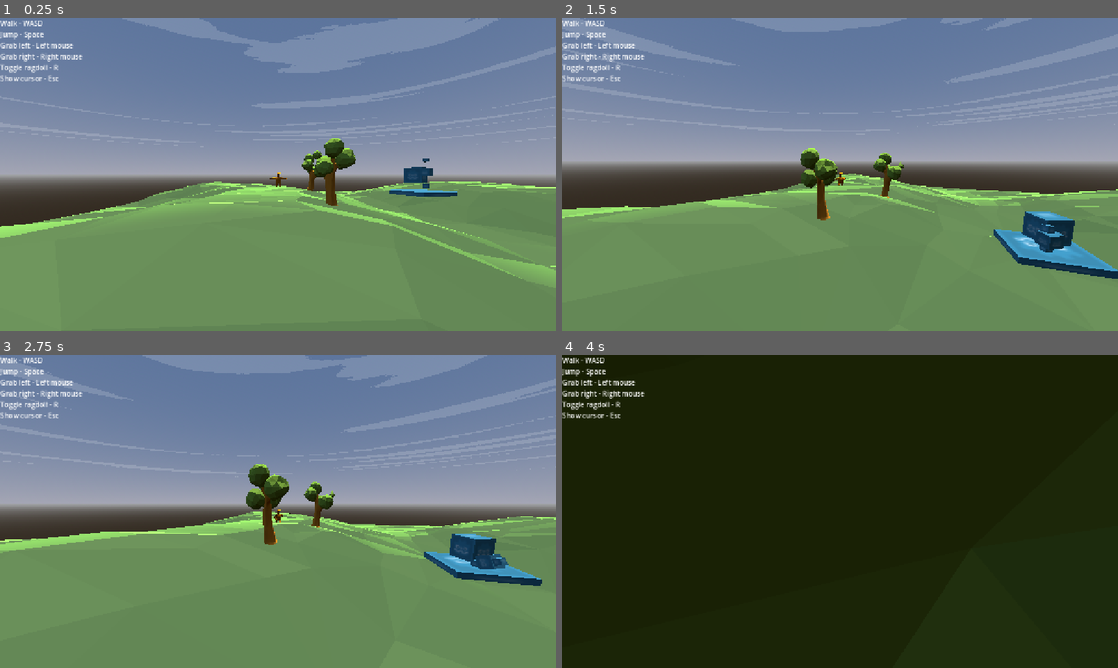
Above: before the commit, frames 1-4 (two rows, left to right).
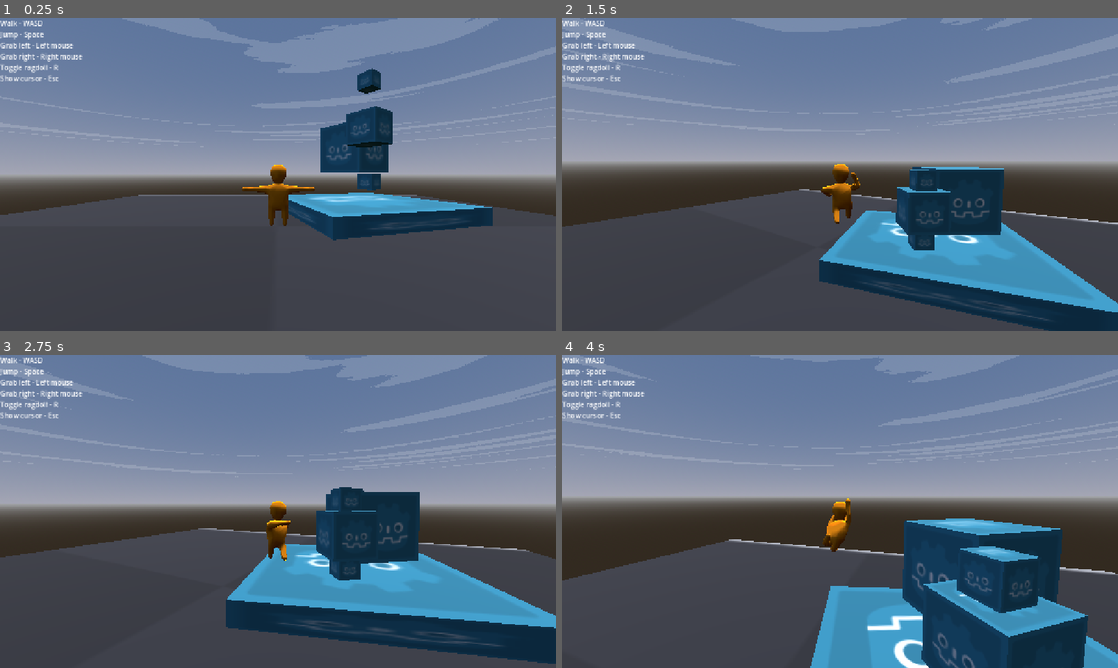
Above: after the commit, the same moments.

Repository: Lost-Rabbit-Digital/ChefWobbles
Game: Godot game, scene res://Scenes/world.tscn
The game is run twice, just before and just after one commit, with the same random seed, the same clock (stepped at 60 frames per second) and the same inputs. Sound files missing from this copy of the repository are replaced by a short silence.
Inputs (mouse positions are in pixels of both pictures, inside the frame that each line leads up to):
- Up to frame 1 (0.25 s): no input
- Up to frame 2 (1.5 s): move the mouse to (962, 158) at 0.52 s; hold D (move_right) 0.53-1.28 s; tap Mouse wheel up (camera_zoom_in) at 0.6 s; click (962, 158) at 0.67 s; tap Space (jump) at 0.77 s; move the mouse to (812, 174) at 1.27 s; hold W (move_forward) from 1.28 s (still down); tap Mouse wheel down (camera_zoom_out) at 1.35 s
- Up to frame 3 (2.75 s): keep holding W (move_forward); tap Space (jump) at 1.52 s; move the mouse to (289, 505) at 2.02 s; press the mouse at (289, 505) at 2.03 s
- Up to frame 4 (4 s): keep holding W (move_forward); move the mouse to (834, 517) at 2.77 s; release the mouse at (834, 517) at 2.78 s; right-click (834, 517) at 2.85 s; click (834, 517) at 2.92 s; tap Space (jump) at 3.02, 3.77 s; move the mouse to (878, 514) at 3.52 s; tap R (ragdoll) at 3.6 s

The runs differ from the first frame. In frame 1, 48% of the frame differs, in the area x 0-100%, y 16-100%; in frame 2, 46%; in frame 3, 49%; in frame 4, 99%, in the area x 0-100%, y 0-100%.

Commit message:
Removed environmental assets, moved camera closer, setup basic test scene

Diff:
--- a/godot_project/Scenes/character.tscn
+++ b/godot_project/Scenes/character.tscn
@@ -153,10 +153,10 @@
 shape = SubResource("BoxShape3D_fo83p")
 
 [node name="Physical Bone LArm1" type="PhysicalBone3D" parent="Physical/Armature/Skeleton3D" index="2"]
-transform = Transform3D(-9.31736e-21, 0, -1, -1, 7.54975e-08, 9.31736e-21, 7.54975e-08, 1, 0, 0.91576, 1, 0)
-joint_type = 2
-joint_offset = Transform3D(1, 0, 0, 0, 1, 0, 0, 0, 1, 2.83554e-21, 8.05908e-34, 0.31882)
-body_offset = Transform3D(1, 2.84217e-13, -8.89385e-21, -8.89385e-21, 0, -1, -2.84217e-13, 1, 0, 0, 0.31882, 0)
+transform = Transform3D(-1.01644e-20, 0, -1, -1, 7.54975e-08, 1.01644e-20, 7.54975e-08, 1, 0, 0.91576, 1, 0)
+joint_type = 2
+joint_offset = Transform3D(1, 0, 0, 0, 1, 0, 0, 0, 1, 3.10559e-21, 8.82661e-34, 0.31882)
+body_offset = Transform3D(1, 2.84217e-13, -9.74088e-21, -9.74088e-21, 0, -1, -2.84217e-13, 1, 0, 0, 0.31882, 0)
 friction = 0.2
 linear_damp_mode = 1
 angular_damp = 1.0
@@ -172,10 +172,10 @@
 shape = SubResource("CapsuleShape3D_qknsb")
 
 [node name="Physical Bone LArm2" type="PhysicalBone3D" parent="Physical/Armature/Skeleton3D" index="3"]
-transform = Transform3D(-9.31736e-21, 0, -1, -1, 7.54975e-08, 9.31736e-21, 7.54975e-08, 1, 0, 1.61445, 1, -1.42109e-14)
-joint_type = 2
-joint_offset = Transform3D(1, 0, 0, 0, 1, 0, 0, 0, 1, 3.37851e-21, 7.10543e-15, 0.379871)
-body_offset = Transform3D(1, 2.84217e-13, -8.89385e-21, -8.89385e-21, 0, -1, -2.84217e-13, 1, 0, 0, 0.379871, -7.10543e-15)
+transform = Transform3D(-1.01644e-20, 0, -1, -1, 7.54975e-08, 1.01644e-20, 7.54975e-08, 1, 0, 1.61445, 1, -1.42109e-14)
+joint_type = 2
+joint_offset = Transform3D(1, 0, 0, 0, 1, 0, 0, 0, 1, 3.70028e-21, 7.10543e-15, 0.379871)
+body_offset = Transform3D(1, 2.84217e-13, -9.74088e-21, -9.74088e-21, 0, -1, -2.84217e-13, 1, 0, 0, 0.379871, -7.10543e-15)
 friction = 0.2
 linear_damp_mode = 1
 angular_damp = 1.0
@@ -262,8 +262,8 @@
 [node name="Physical Bone LLeg2" type="PhysicalBone3D" parent="Physical/Armature/Skeleton3D" index="7"]
 transform = Transform3D(0.0253374, 0.999656, 0.00675876, -0.49796, 0.00675832, 0.867173, 0.86683, -0.0253375, 0.49796, 0.388023, -0.712119, -0.398932)
 joint_type = 2
-joint_offset = Transform3D(1, 0, 0, 0, 1, 0, 0, 0, 1, 1.28968e-08, -1.70862e-07, 0.266814)
-body_offset = Transform3D(1, -4.09782e-08, 1.19209e-07, 0, -4.47035e-08, -1, 0, 1, -2.98023e-08, -4.47035e-08, 0.266814, 1.78814e-07)
+joint_offset = Transform3D(1, 0, 0, 0, 1, 0, 0, 0, 1, 1.28968e-08, -2.30467e-07, 0.266814)
+body_offset = Transform3D(1, -4.09782e-08, 1.19209e-07, 0, -4.47035e-08, -1, 0, 1, -2.98023e-08, -4.47035e-08, 0.266814, 2.38419e-07)
 friction = 0.2
 linear_damp_mode = 1
 angular_damp = 1.0
@@ -285,10 +285,10 @@
 max_results = 10
 
 [node name="Physical Bone RLeg1" type="PhysicalBone3D" parent="Physical/Armature/Skeleton3D" index="8"]
-transform = Transform3D(1.29299e-07, 0.999677, 0.0254165, 0.544879, -0.0213122, 0.838244, 0.838515, 0.0138488, -0.544703, -0.386655, -0.241816, 0.145382)
-joint_type = 2
-joint_offset = Transform3D(1, 0, 0, 0, 1, 0, 0, 0, 1, -4.78244e-07, 4.07611e-07, 0.2669)
-body_offset = Transform3D(1, -3.55765e-07, -3.57628e-07, -3.27826e-07, 3.11062e-07, -1, 3.241e-07, 1, 2.59373e-07, 5.73695e-07, 0.2669, -4.76837e-07)
+transform = Transform3D(1.25575e-07, 0.999677, 0.0254165, 0.544879, -0.0213122, 0.838244, 0.838515, 0.0138488, -0.544703, -0.386655, -0.241816, 0.145382)
+joint_type = 2
+joint_offset = Transform3D(1, 0, 0, 0, 1, 0, 0, 0, 1, -5.30398e-07, 4.08108e-07, 0.2669)
+body_offset = Transform3D(1, -3.52971e-07, -3.57628e-07, -3.27826e-07, 3.08268e-07, -1, 3.20375e-07, 1, 2.57511e-07, 6.25849e-07, 0.2669, -4.76837e-07)
 friction = 0.2
 linear_damp_mode = 1
 angular_damp = 1.0
@@ -306,8 +306,8 @@
 [node name="Physical Bone RLeg2" type="PhysicalBone3D" parent="Physical/Armature/Skeleton3D" index="9"]
 transform = Transform3D(1.64828e-07, 1, 9.75556e-07, 0.544879, -9.07829e-07, 0.838515, 0.838515, 3.93348e-07, -0.544879, -0.393438, -0.689271, 0.436144)
 joint_type = 2
-joint_offset = Transform3D(1, 0, 0, 0, 1, 0, 0, 0, 1, -3.35711e-07, -4.04732e-07, 0.266814)
-body_offset = Transform3D(1, -3.91908e-07, -4.17233e-07, -3.57628e-07, 3.37075e-07, -1, 3.57628e-07, 1, 2.88239e-07, 4.47035e-07, 0.266814, 3.27826e-07)
+joint_offset = Transform3D(1, 0, 0, 0, 1, 0, 0, 0, 1, -3.43663e-07, -4.64336e-07, 0.266814)
+body_offset = Transform3D(1, -3.91908e-07, -3.8743e-07, -3.57628e-07, 3.37075e-07, -1, 3.57628e-07, 1, 2.8824e-07, 4.47035e-07, 0.266814, 3.8743e-07)
 friction = 0.2
 linear_damp_mode = 1
 angular_damp = 1.0
@@ -390,7 +390,8 @@
 physical_skel = NodePath("../Physical/Armature/Skeleton3D")
 
 [node name="SpringArm3D" type="SpringArm3D" parent="CameraPivot"]
-spring_length = 48.0
+transform = Transform3D(0.989036, 0, 0, 0, 0.989036, 0, 0, 0, 0.989036, 0, 0, 0)
+spring_length = 12.0
 margin = 0.2
 
 [node name="PlayerControl" type="Camera3D" parent="CameraPivot/SpringArm3D"]
--- a/godot_project/Scenes/world.tscn
+++ b/godot_project/Scenes/world.tscn
@@ -11,11 +11,10 @@
 [ext_resource type="AudioStream" uid="uid://c5b8mjpjj7txe" path="res://audio/Forgotten Biomes.ogg" id="11_0pcbe"]
 [ext_resource type="AudioStream" uid="uid://d1n0obngvv6k4" path="res://audio/Gentle Breeze.ogg" id="12_axeuq"]
 [ext_resource type="AudioStream" uid="uid://dppngpsx8ctmp" path="res://audio/Polar Lights.ogg" id="14_1cojt"]
+[ext_resource type="Texture2D" uid="uid://gs6n3sg4t772" path="res://Assets/godot-prototype-texture/PNG/checker_black_512x512.png" id="15_kn0ld"]
 [ext_resource type="AudioStream" uid="uid://c58316sy0yjlm" path="res://audio/Strange Worlds.ogg" id="15_yq1aw"]
-[ext_resource type="PackedScene" uid="uid://by0v432wwnp5g" path="res://Assets/environment/Tree_2.fbx" id="16_hgpy0"]
 [ext_resource type="AudioStream" uid="uid://cyowywmbdvvh5" path="res://audio/Sunlight Through Leaves.ogg" id="16_pyn1s"]
 [ext_resource type="AudioStream" uid="uid://bmq805hd2t7ae" path="res://audio/Wanderers Tale.ogg" id="17_no8kt"]
-[ext_resource type="PackedScene" uid="uid://bbgk4adpb5b5" path="res://Assets/environment/Terrain_2.fbx" id="17_t2t4p"]
 
 [sub_resource type="Sky" id="Sky_khtaw"]
 sky_material = ExtResource("3_hnrcy")
@@ -53,6 +52,13 @@
 [sub_resource type="BoxShape3D" id="BoxShape3D_kiokv"]
 size = Vector3(4, 4, 4)
 
+[sub_resource type="StandardMaterial3D" id="StandardMaterial3D_hgpy0"]
+albedo_texture = ExtResource("15_kn0ld")
+
+[sub_resource type="BoxMesh" id="BoxMesh_t2t4p"]
+
+[sub_resource type="BoxShape3D" id="BoxShape3D_0pcbe"]
+
 [node name="World" type="Node3D"]
 
 [node name="DirectionalLight3D" type="DirectionalLight3D" parent="."]
@@ -62,73 +68,11 @@
 environment = SubResource("Environment_md4pe")
 
 [node name="Character" parent="." instance=ExtResource("2_ew4qk")]
-transform = Transform3D(1, 0, 7.35137e-08, 0, 1, 0, -7.35137e-08, 0, 1, -40.3855, 10.1408, -8.02514)
-
-[node name="Level" type="Node" parent="."]
-
-[node name="RigidBody3D5" type="RigidBody3D" parent="Level"]
-transform = Transform3D(0.965926, 0, 0.258819, 0, 1, 0, -0.258819, 0, 0.965926, -3.9607, 7.36571, -12.1175)
-mass = 5.0
-physics_material_override = SubResource("PhysicsMaterial_k3kff")
-
-[node name="MeshInstance3D" type="MeshInstance3D" parent="Level/RigidBody3D5"]
-mesh = SubResource("BoxMesh_043w2")
-surface_material_override/0 = SubResource("StandardMaterial3D_t3ptc")
-
-[node name="CollisionShape3D" type="CollisionShape3D" parent="Level/RigidBody3D5"]
-shape = SubResource("BoxShape3D_h88w0")
-
-[node name="RigidBody3D3" type="RigidBody3D" parent="Level"]
-transform = Transform3D(0.823453, 0, 0.567384, 0, 1, 0, -0.567384, 0, 0.823453, -4.09444, 9.27946, -10.1181)
-mass = 2.0
-physics_material_override = SubResource("PhysicsMaterial_k3kff")
-
-[node name="MeshInstance3D" type="MeshInstance3D" parent="Level/RigidBody3D3"]
-mesh = SubResource("BoxMesh_5dh5q")
-surface_material_override/0 = SubResource("StandardMaterial3D_t3ptc")
-
-[node name="CollisionShape3D" type="CollisionShape3D" parent="Level/RigidBody3D3"]
-shape = SubResource("BoxShape3D_bxftt")
-
-[node name="RigidBody3D6" type="RigidBody3D" parent="Level"]
-transform = Transform3D(0.823453, 0, 0.567384, 0, 1, 0, -0.567384, 0, 0.823453, -4.09444, 15.6248, -10.1181)
-mass = 2.0
-physics_material_override = SubResource("PhysicsMaterial_k3kff")
-
-[node name="MeshInstance3D" type="MeshInstance3D" parent="Level/RigidBody3D6"]
-mesh = SubResource("BoxMesh_5dh5q")
-surface_material_override/0 = SubResource("StandardMaterial3D_t3ptc")
-
-[node name="CollisionShape3D" type="CollisionShape3D" parent="Level/RigidBody3D6"]
-shape = SubResource("BoxShape3D_bxftt")
-
-[node name="RigidBody3D7" type="RigidBody3D" parent="Level"]
-transform = Transform3D(0.823453, 0, 0.567384, 0, 1, 0, -0.567384, 0, 0.823453, -4.09444, 12.6248, -10.1181)
-mass = 2.0
-physics_material_override = SubResource("PhysicsMaterial_k3kff")
-
-[node name="MeshInstance3D" type="MeshInstance3D" parent="Level/RigidBody3D7"]
-mesh = SubResource("BoxMesh_7dkeg")
-surface_material_override/0 = SubResource("StandardMaterial3D_t3ptc")
-
-[node name="CollisionShape3D" type="CollisionShape3D" parent="Level/RigidBody3D7"]
-shape = SubResource("BoxShape3D_v56dp")
-
-[node name="RigidBody3D8" type="RigidBody3D" parent="Level"]
-transform = Transform3D(0.823453, 0, 0.567384, 0, 1, 0, -0.567384, 0, 0.823453, -3.28708, 11.8747, -15.1095)
-mass = 2.0
-physics_material_override = SubResource("PhysicsMaterial_k3kff")
-
-[node name="MeshInstance3D" type="MeshInstance3D" parent="Level/RigidBody3D8"]
-mesh = SubResource("BoxMesh_e4kem")
-surface_material_override/0 = SubResource("StandardMaterial3D_t3ptc")
-
-[node name="CollisionShape3D" type="CollisionShape3D" parent="Level/RigidBody3D8"]
-shape = SubResource("BoxShape3D_kiokv")
-
-[node name="Label" type="Label" parent="."]
-offset_right = 40.0
-offset_bottom = 23.0
+transform = Transform3D(1, 0, 7.35137e-08, 0, 1, 0, -7.35137e-08, 0, 1, 0.11497, 1.90377, -0.239787)
+
+[node name="Controls" type="Label" parent="."]
+offset_right = 189.0
+offset_bottom = 179.0
 text = "Walk - WASD
 Jump - Space
 Grab left - Left mouse
@@ -137,6 +81,68 @@
 Show cursor - Esc
 "
 
+[node name="Interactables" type="Node" parent="."]
+
+[node name="RigidBody3D5" type="RigidBody3D" parent="Interactables"]
+transform = Transform3D(0.965926, 0, 0.258819, 0, 1, 0, -0.258819, 0, 0.965926, 6.03294, 1.38336, -3.37082)
+mass = 5.0
+physics_material_override = SubResource("PhysicsMaterial_k3kff")
+
+[node name="MeshInstance3D" type="MeshInstance3D" parent="Interactables/RigidBody3D5"]
+mesh = SubResource("BoxMesh_043w2")
+surface_material_override/0 = SubResource("StandardMaterial3D_t3ptc")
+
+[node name="CollisionShape3D" type="CollisionShape3D" parent="Interactables/RigidBody3D5"]
+shape = SubResource("BoxShape3D_h88w0")
+
+[node name="RigidBody3D3" type="RigidBody3D" parent="Interactables"]
+transform = Transform3D(0.823453, 0, 0.567384, 0, 1, 0, -0.567384, 0, 0.823453, 5.8992, 3.29711, -1.37142)
+mass = 2.0
+physics_material_override = SubResource("PhysicsMaterial_k3kff")
+
+[node name="MeshInstance3D" type="MeshInstance3D" parent="Interactables/RigidBody3D3"]
+mesh = SubResource("BoxMesh_5dh5q")
+surface_material_override/0 = SubResource("StandardMaterial3D_t3ptc")
+
+[node name="CollisionShape3D" type="CollisionShape3D" parent="Interactables/RigidBody3D3"]
+shape = SubResource("BoxShape3D_bxftt")
+
+[node name="RigidBody3D6" type="RigidBody3D" parent="Interactables"]
+transform = Transform3D(0.823453, 0, 0.567384, 0, 1, 0, -0.567384, 0, 0.823453, 5.8992, 9.64245, -1.37142)
+mass = 2.0
+physics_material_override = SubResource("PhysicsMaterial_k3kff")
+
+[node name="MeshInstance3D" type="MeshInstance3D" parent="Interactables/RigidBody3D6"]
+mesh = SubResource("BoxMesh_5dh5q")
+surface_material_override/0 = SubResource("StandardMaterial3D_t3ptc")
+
+[node name="CollisionShape3D" type="CollisionShape3D" parent="Interactables/RigidBody3D6"]
+shape = SubResource("BoxShape3D_bxftt")
+
+[node name="RigidBody3D7" type="RigidBody3D" parent="Interactables"]
+transform = Transform3D(0.823453, 0, 0.567384, 0, 1, 0, -0.567384, 0, 0.823453, 5.8992, 6.64245, -1.37142)
+mass = 2.0
+physics_material_override = SubResource("PhysicsMaterial_k3kff")
+
+[node name="MeshInstance3D" type="MeshInstance3D" parent="Interactables/RigidBody3D7"]
+mesh = SubResource("BoxMesh_7dkeg")
+surface_material_override/0 = SubResource("StandardMaterial3D_t3ptc")
+
+[node name="CollisionShape3D" type="CollisionShape3D" parent="Interactables/RigidBody3D7"]
+shape = SubResource("BoxShape3D_v56dp")
+
+[node name="RigidBody3D8" type="RigidBody3D" parent="Interactables"]
+transform = Transform3D(0.823453, 0, 0.567384, 0, 1, 0, -0.567384, 0, 0.823453, 6.70656, 5.89235, -6.36282)
+mass = 2.0
+physics_material_override = SubResource("PhysicsMaterial_k3kff")
+
+[node name="MeshInstance3D" type="MeshInstance3D" parent="Interactables/RigidBody3D8"]
+mesh = SubResource("BoxMesh_e4kem")
+surface_material_override/0 = SubResource("StandardMaterial3D_t3ptc")
+
+[node name="CollisionShape3D" type="CollisionShape3D" parent="Interactables/RigidBody3D8"]
+shape = SubResource("BoxShape3D_kiokv")
+
 [node name="Music" type="Node" parent="."]
 
 [node name="CuddleClouds" type="AudioStreamPlayer" parent="Music"]
@@ -196,11 +202,13 @@
 
 [node name="Environment" type="Node" parent="."]
 
-[node name="Terrain_2" parent="Environment" instance=ExtResource("17_t2t4p")]
-transform = Transform3D(10, 0, 0, 0, 10, 0, 0, 0, 10, 0, 0, 0)
-
-[node name="Tree_2" parent="Environment" instance=ExtResource("16_hgpy0")]
-transform = Transform3D(0.993451, 0.114261, 0, -0.114261, 0.993451, 0, 0, 0, 1, -31.6372, 6.40572, -16.453)
-
-[node name="Tree_3" parent="Environment" instance=ExtResource("16_hgpy0")]
-transform = Transform3D(-0.475587, -0.0546993, 0.877966, 0.0937475, 0.989229, 0.112414, -0.874659, 0.13577, -0.465337, -31.6372, 6.454, 6.78018)
+[node name="Ground" type="StaticBody3D" parent="Environment"]
+transform = Transform3D(39.9349, 0, 0, 0, 1, 0, 0, 0, 37.6494, 0, 0, 0)
+
+[node name="MeshInstance3D" type="MeshInstance3D" parent="Environment/Ground"]
+material_override = SubResource("StandardMaterial3D_hgpy0")
+mesh = SubResource("BoxMesh_t2t4p")
+skeleton = NodePath("../../root/@EditorNode@21272/@Panel@14/@VBoxContainer@15/DockHSplitLeftL/DockHSplitLeftR/DockHSplitMain/@VBoxContainer@26/DockVSplitCenter/@VSplitContainer@54/@VBoxContainer@55/@EditorMainScreen@102/MainScreen/@CanvasItemEditor@11482/@VSplitContainer@11134/@HSplitContainer@11136/@HSplitContainer@11138/@Control@11139/@SubViewportContainer@11140/@SubViewport@11141/World/Environment")
+
+[node name="CollisionShape3D" type="CollisionShape3D" parent="Environment/Ground"]
+shape = SubResource("BoxShape3D_0pcbe")
Binary file removed: godot_project/Assets/environment/Bush_1.fbx
Not shown, removed: godot_project/Assets/environment/Bush_1.fbx.import
Binary file removed: godot_project/Assets/environment/Bush_2.fbx
Not shown, removed: godot_project/Assets/environment/Bush_2.fbx.import
Binary file removed: godot_project/Assets/environment/Bush_3.fbx
Not shown, removed: godot_project/Assets/environment/Bush_3.fbx.import
Binary file removed: godot_project/Assets/environment/Environment_1.fbx
Not shown, removed: godot_project/Assets/environment/Environment_1.fbx.import
Binary file removed: godot_project/Assets/environment/Grass_1.fbx
Not shown, removed: godot_project/Assets/environment/Grass_1.fbx.import
Binary file removed: godot_project/Assets/environment/Grass_2.fbx
Not shown, removed: godot_project/Assets/environment/Grass_2.fbx.import
(and 51 more such lines)
